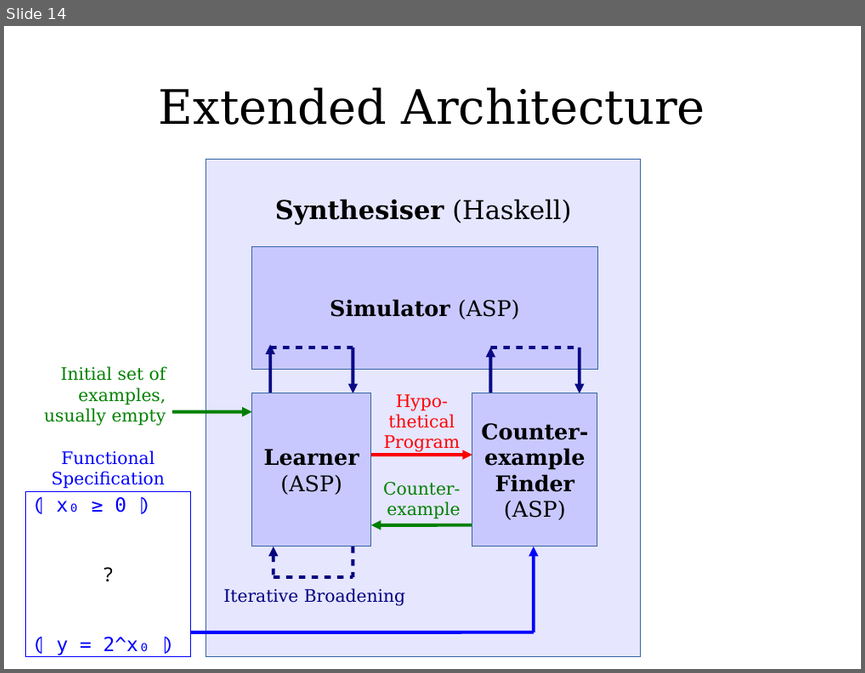
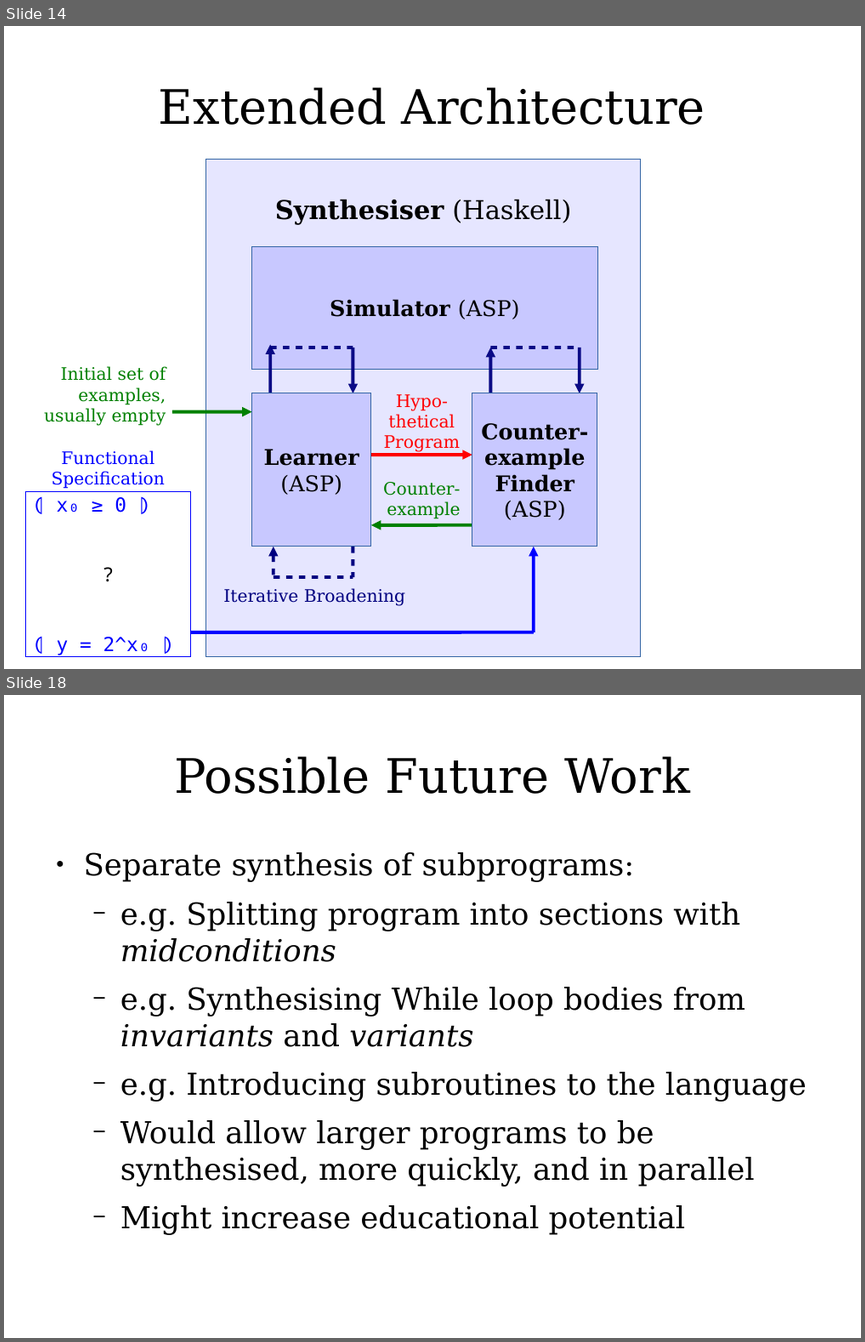
Before and after one commit to joodicator/ic-while-synth, a slide deck: docs/presentation/SoSWASP.odp. Shown one above the other, each under a label of ours: slide 14 before the commit, slides 14 and 18 after it; the slides between them are not shown. The pictures are 865x673 and 865x1342 pixels, drawn with LibreOffice and Linux fonts; fonts in the diff are those of the drawing. Boxes give left, top, right and bottom in pixels: in the first picture for what was removed or moved away, otherwise in the second. Text is boxed around its words. In the diff, an @@ line names an element or a change of style, - is before the commit and + after.

```diff
--- a/docs/presentation/SoSWASP.odp
+++ b/docs/presentation/SoSWASP.odp
@@ slide 18 added at bbox=[4, 695, 861, 1338], background #FFFFFF @@
@@ title added at bbox=[174, 756, 690, 794], 44 pt, text #000000 @@
+Possible Future Work
@@ text added at bbox=[84, 852, 806, 1234], 28 pt, text #000000 @@
+● Separate synthesis of subprograms:
+  − e.g. Splitting program into sections with midconditions
+  − e.g. Synthesising While loop bodies from invariants and variants
+  − e.g. Introducing subroutines to the language
+  − Would allow larger programs to be synthesised, more quickly, and in parallel
+  − Might increase educational potential
```
Also in this commit, not shown: 6 slides changed, 4 other slides added.
